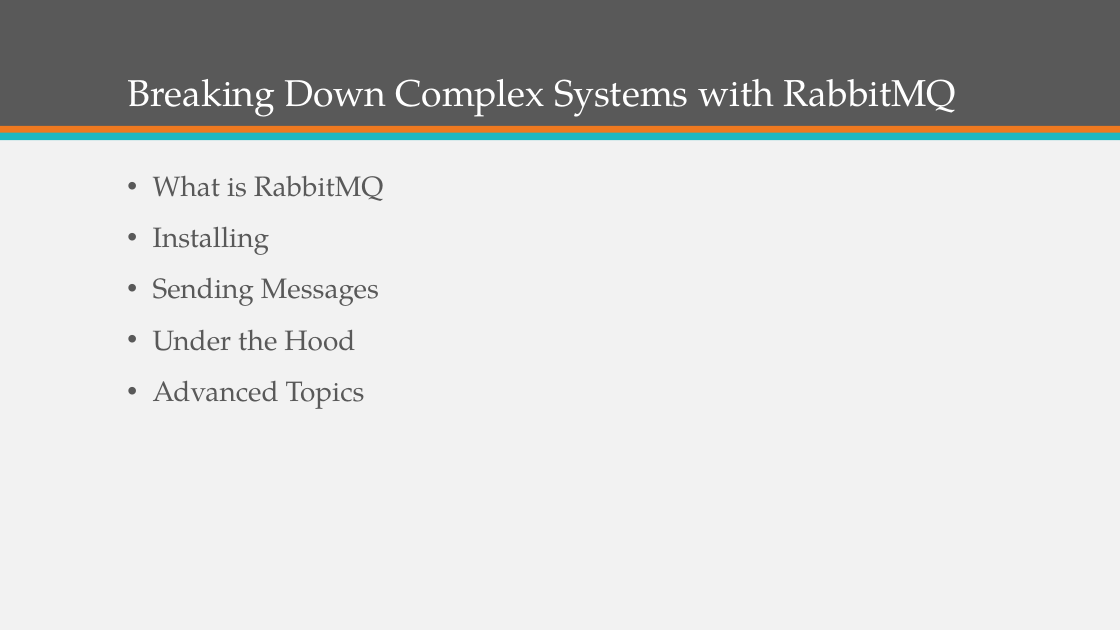
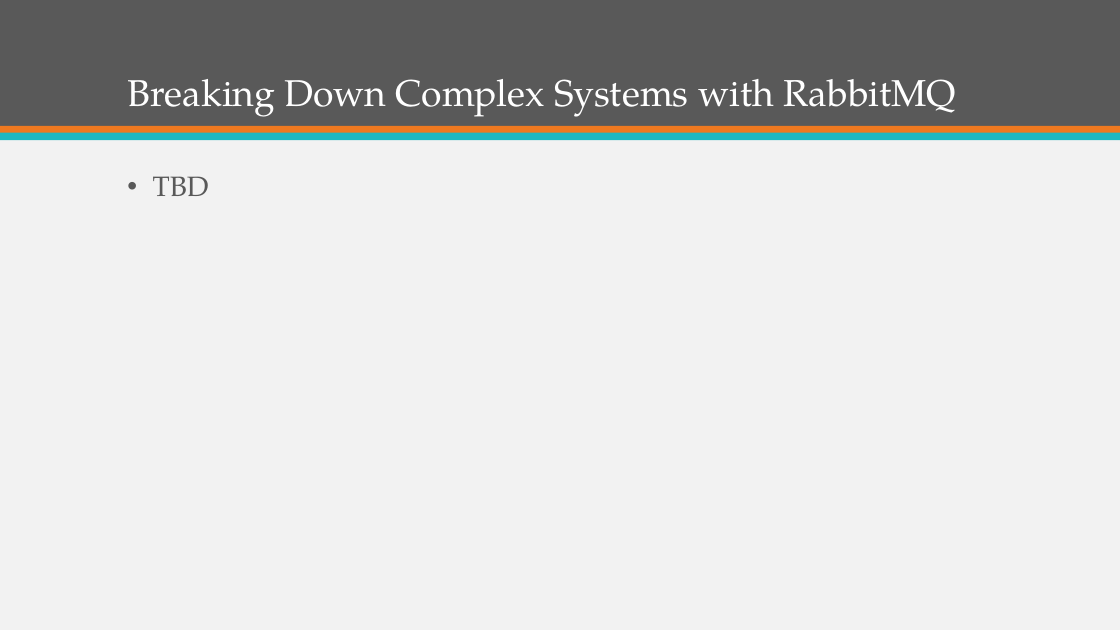
Before and after one commit to ekepes/Presentations, a slide deck: slide 2 of BreakingDownComplexSystemswithRabbitMQ/Breaking Down Complex Systems with RabbitMQ.pptx. Drawn at 1120x630 pixels with LibreOffice and Linux fonts; fonts in the diff are those of the drawing. Boxes give left, top, right and bottom in pixels: in the first picture for what was removed or moved away, otherwise in the second. Text is boxed around its words. In the diff, an @@ line names an element or a change of style, - is before the commit and + after.

Commit message:
Pub/Sub Topic example

```diff
--- a/BreakingDownComplexSystemswithRabbitMQ/Breaking Down Complex Systems with RabbitMQ.pptx
+++ b/BreakingDownComplexSystemswithRabbitMQ/Breaking Down Complex Systems with RabbitMQ.pptx
@@ text at bbox=[153, 176, 209, 196]: text changed @@
-• What is RabbitMQ
-• Installing
-• Sending Messages
-• Under the Hood
-• Advanced Topics
+• TBD
```
Also in this commit, not shown: 1 other slide changed, 21 slides added, 16 other files.
